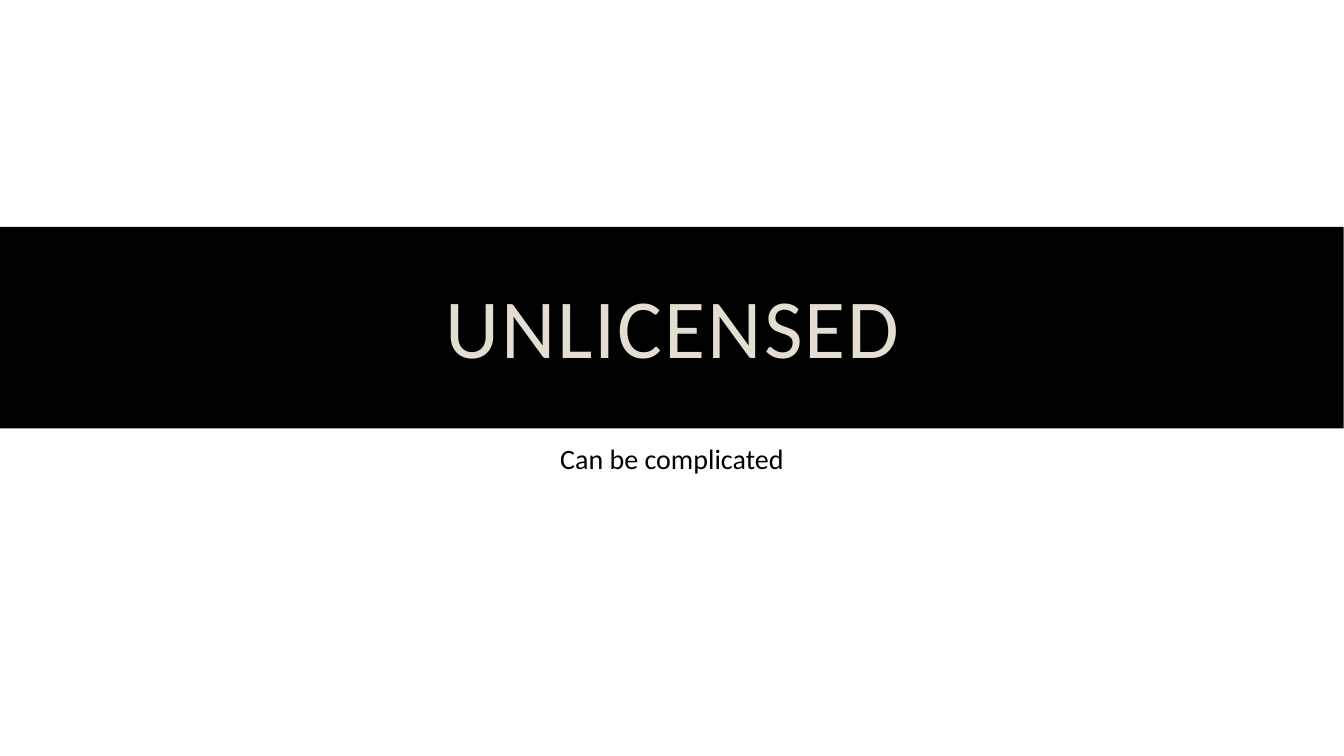
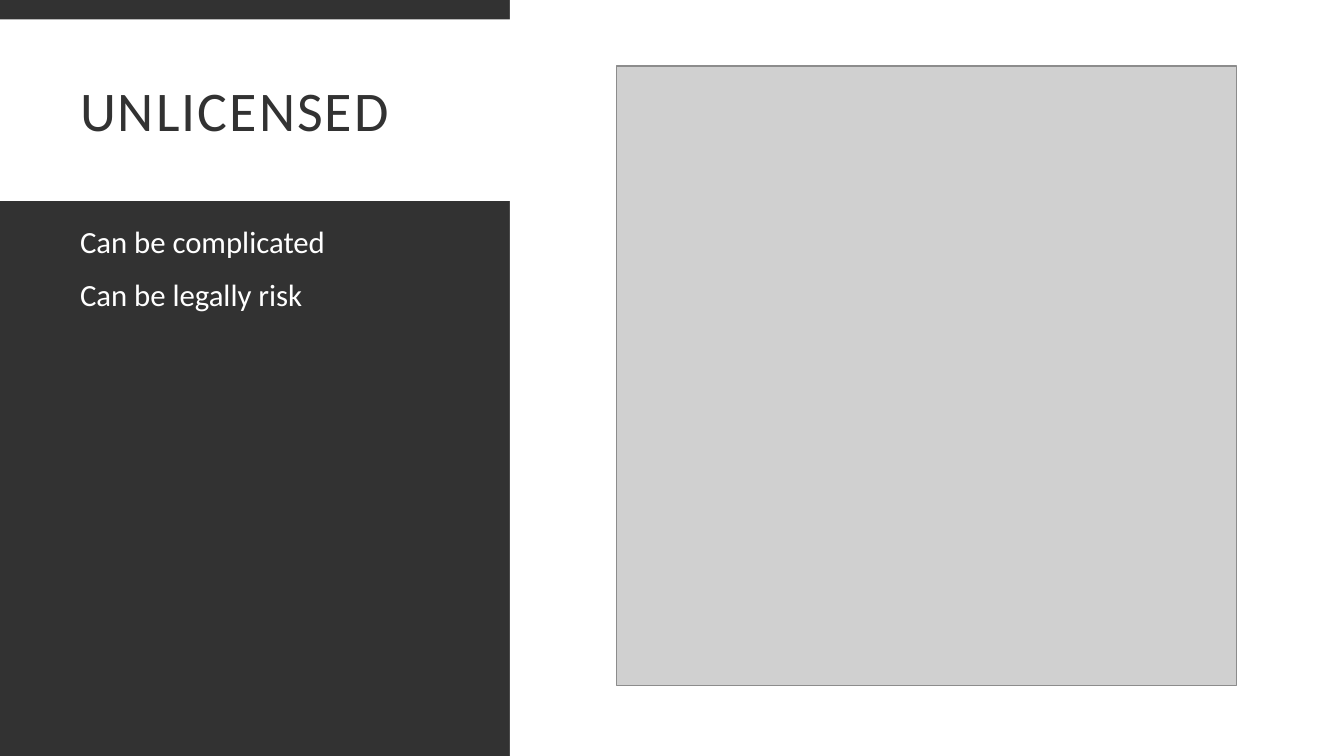
Before and after one commit to hexa-decim8/ISBPM, a slide deck: slide 30 of Class_Materials/Week_4/Day_2_Github_Day_2_WIP/ISBPM Github Day 2.pptx. Drawn at 1344x756 pixels with LibreOffice and Linux fonts; fonts in the diff are those of the drawing; grey boxes stand for pictures; background and template pictures are left out. Boxes give left, top, right and bottom in pixels: in the first picture for what was removed or moved away, otherwise in the second. Text is boxed around its words. In the diff, an @@ line names an element or a change of style, - is before the commit and + after.

```diff
--- a/Class_Materials/Week_4/Day_2_Github_Day_2_WIP/ISBPM Github Day 2.pptx
+++ b/Class_Materials/Week_4/Day_2_Github_Day_2_WIP/ISBPM Github Day 2.pptx
@@ background picture (left out) to #323232 @@
@@ rectangle at (x1=0, y1=19, x2=1344, y2=201): fill #000000 to #FFFFFF @@
@@ rectangle resized from (x1=0, y1=0, x2=1344, y2=756) to (x1=510, y1=0, x2=1344, y2=756) @@
@@ title "UNLICENSED" moved from (x1=445, y1=303, x2=899, y2=359) to (x1=80, y1=94, x2=389, y2=132) @@
@@ title "UNLICENSED" at (x1=80, y1=94, x2=389, y2=132): size 60 to 40 pt, text colour #E3DED1 to #323232; alignment centre to left; line spacing 0.8 to 0.85 @@
@@ picture added at (x1=617, y1=66, x2=1237, y2=686) @@
@@ rectangle removed at (x1=0, y1=227, x2=1344, y2=429) @@
@@ rectangle removed at (x1=0, y1=227, x2=1344, y2=429) @@
@@ text "Can be complicated" moved from (x1=560, y1=449, x2=784, y2=474) to (x1=80, y1=231, x2=325, y2=312) @@
@@ text at (x1=80, y1=231, x2=325, y2=258): size 20 to 22 pt, text colour #000000 to #FFFFFF in "Can be complicated"; alignment centre to left @@
@@ text at (x1=80, y1=284, x2=302, y2=312): paragraph added @@
+Can be legally risk
```
Also in this commit, not shown: 32 other slides changed, 1 slide added, 2 slides removed, 1 other file.
